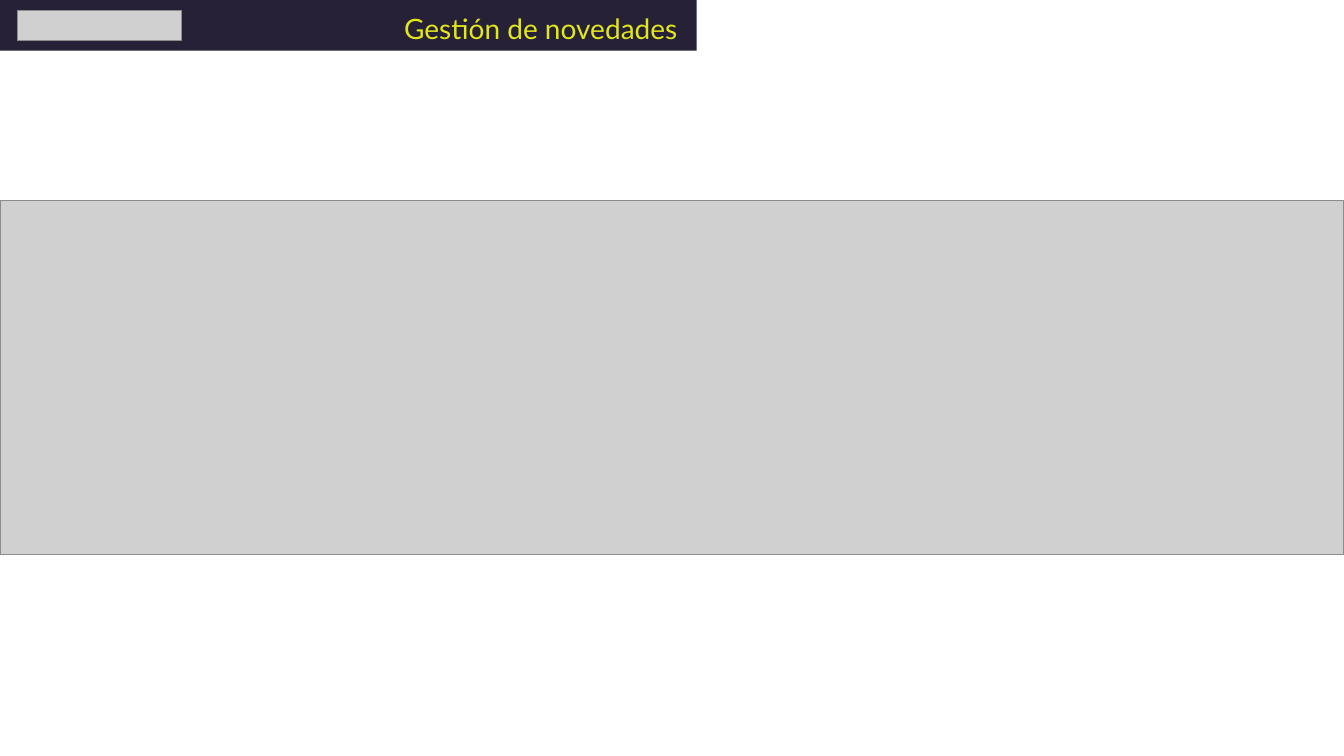
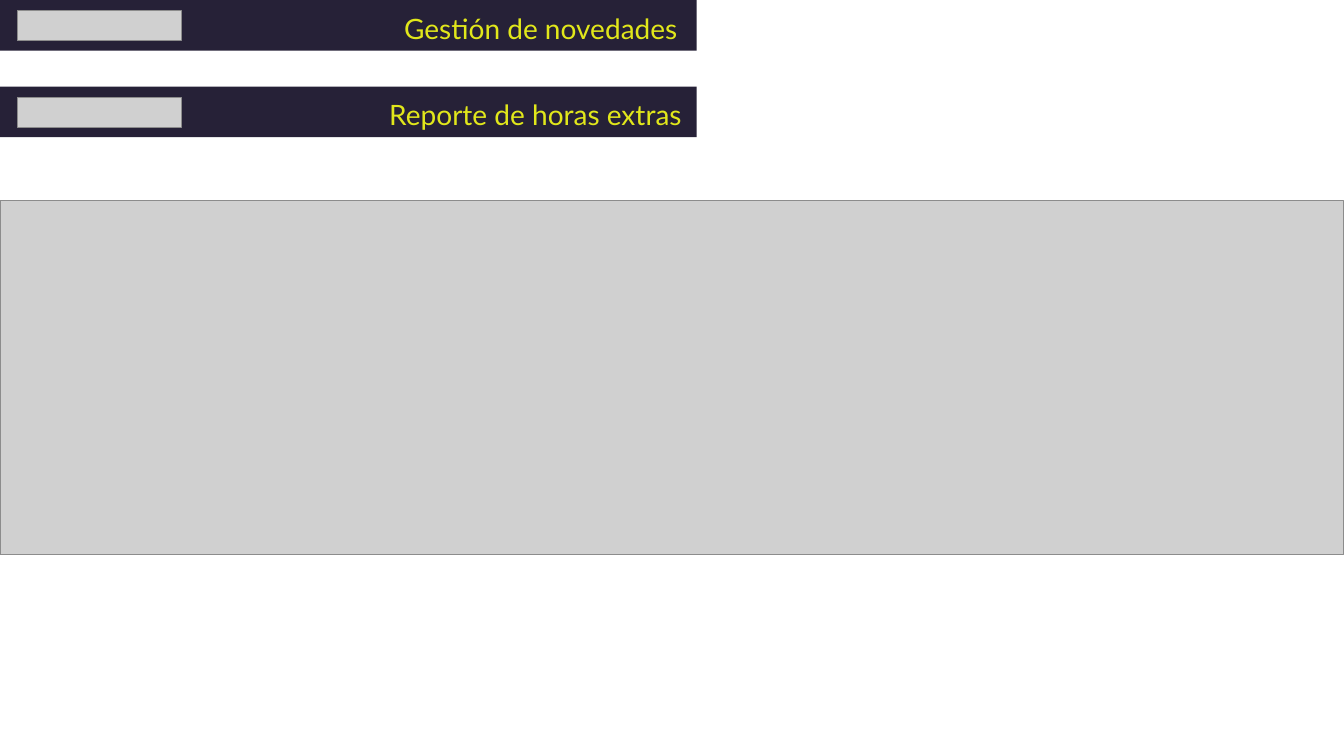
Before and after one commit to edisonude/quipuxNovedades, a slide deck: slide 5 of designs/Designs.pptx. Drawn at 1344x756 pixels with LibreOffice and Linux fonts; fonts in the diff are those of the drawing; grey boxes stand for pictures. Boxes give left, top, right and bottom in pixels: in the first picture for what was removed or moved away, otherwise in the second. Text is boxed around its words. In the diff, an @@ line names an element or a change of style, - is before the commit and + after.

Commit message:
Reporte horas extras diarias

```diff
--- a/designs/Designs.pptx
+++ b/designs/Designs.pptx
@@ rectangle added at (0, 87, 697, 137), fill #262137 @@
@@ picture added at (17, 98, 181, 128) @@
@@ text added at (389, 104, 682, 130), 20 pt, text #E1E71B @@
+Reporte de horas extras
```
Also in this commit, not shown: 1 other slide changed, 8 other files.
